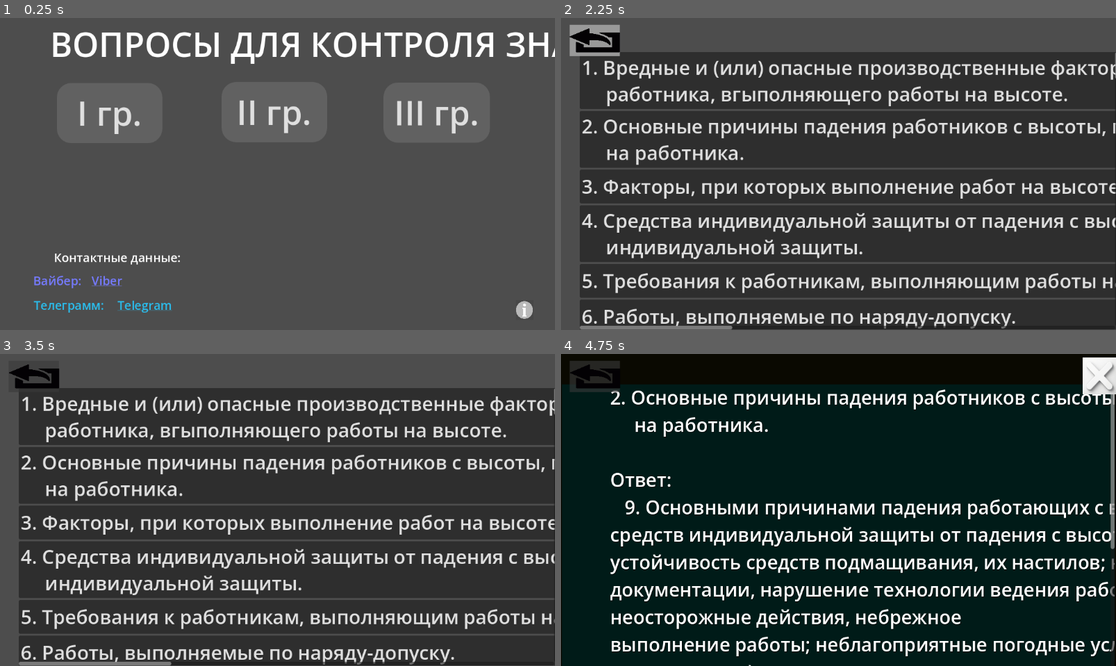
Above: before the commit, frames 1-4 (two rows, left to right).
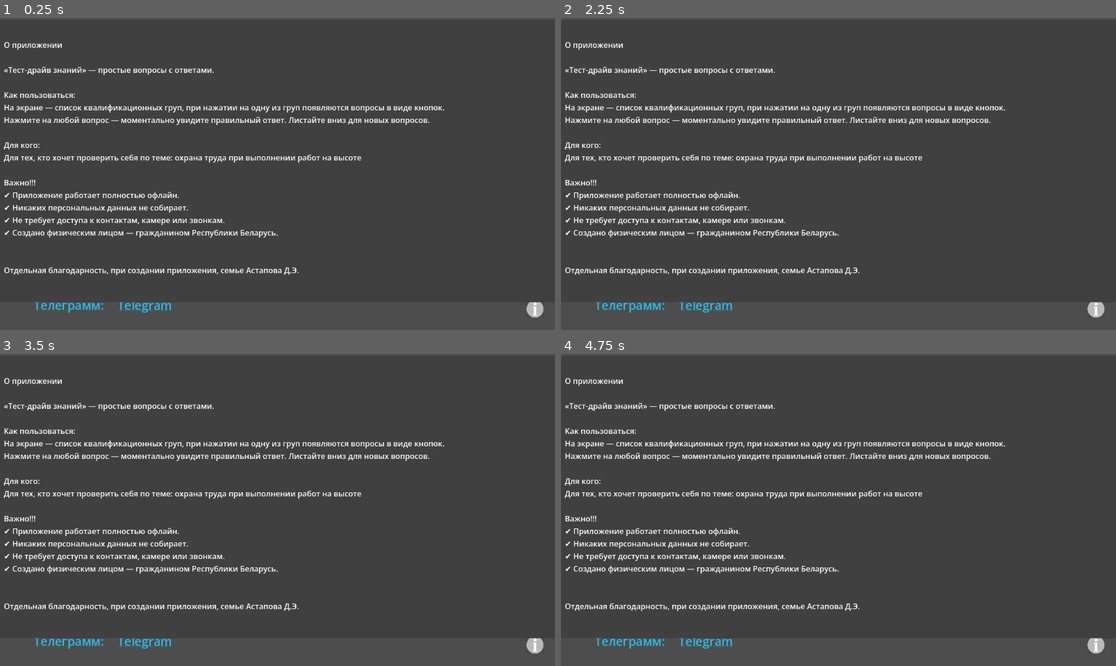
Above: after the commit, the same moments.

Repository: MV1312/labor_protection
Game: Godot game, scene res://scenes/main.tscn
Same seed, same stepped clock (60 frames per second), same inputs: the game is played once before the commit and once after it.
Inputs (mouse positions are in pixels of both pictures, inside the frame that each line leads up to; where the layout moved, square brackets give the same spot in the first picture):
- Up to frame 1 (0.25 s): no input
- Up to frame 2 (2.25 s): click "I гр." at 0.5 s; click "i" at 1.25 s; click "II гр." at 2 s
- Up to frame 3 (3.5 s): click (111, 447) [33, 375] at 2.75 s
- Up to frame 4 (4.75 s): click (999, 447) at 3.5 s, where only the run after the commit has a clickable "III гр."; click (594, 375) at 4.27 s

The runs differ from the first frame. In frame 1, 18% of the frame differs, in the area x 0-100%, y 4-97%; in frame 2, 24%; in frame 3, 24%; in frame 4, 99%, in the area x 0-100%, y 0-100%.

Commit message:
Removing incorrect modules and adding a separate scene for the button with information.

Diff:
--- a/scenes/GlobalUI.tscn
+++ b/scenes/GlobalUI.tscn
@@ -1,6 +1,6 @@
 [gd_scene format=3 uid="uid://c4tsnc5d6ouqh"]
 
-[ext_resource type="Script" uid="uid://w3twm3dqfanx" path="res://scenes/global_ui.gd" id="1_fhyh8"]
+[ext_resource type="Script" uid="uid://w3twm3dqfanx" path="res://scripts/global_ui.gd" id="1_fhyh8"]
 [ext_resource type="Texture2D" uid="uid://sab0y7v8g368" path="res://image /2249.png" id="2_5femt"]
 
 [sub_resource type="StyleBoxFlat" id="StyleBoxFlat_loqhc"]
@@ -22,3 +22,5 @@
 theme_override_styles/normal = SubResource("StyleBoxFlat_loqhc")
 icon = ExtResource("2_5femt")
 metadata/_edit_lock_ = true
+
+[connection signal="pressed" from="Button" to="." method="_on_button_pressed"]
--- a/scenes/global_ui.gd
+++ /dev/null
@@ -1,22 +0,0 @@
-extends CanvasLayer
-
-# Сюда впишите ИМЕНА корневых узлов тех сцен, где кнопка должна быть видна.
-# Например, если корневой узел вашего уровня называется "Level1", пишите "Level1".
-var allowed_scenes = ["Control", "main"]
-
-var last_scene_name = ""
-
-func _process(_delta):
-	# Получаем текущую запущенную сцену
-	var current_scene = get_tree().current_scene
-
-	if current_scene != null:
-		# Проверяем, сменилась ли сцена с прошлого кадра (чтобы не нагружать процессор)
-		if current_scene.name != last_scene_name:
-			last_scene_name = current_scene.name
-
-			# Если имя текущей сцены есть в нашем списке - показываем кнопку
-			if allowed_scenes.has(current_scene.name):
-				$Button.visible = true
-			else:
-				$Button.visible = false
--- /dev/null
+++ b/scenes/info_dialog.tscn
@@ -0,0 +1,26 @@
+[gd_scene format=3 uid="uid://cfirook1po6w6"]
+
+[node name="InfoDialog" type="AcceptDialog" unique_id=1413302711]
+oversampling_override = 1.0
+position = Vector2i(0, 36)
+size = Vector2i(5819, 548)
+visible = true
+dialog_text = "О приложении
+
+«Тест-драйв знаний» — простые вопросы с ответами.
+
+Как пользоваться:
+На экране — список квалификационных груп, при нажатии на одну из груп появляются вопросы в виде кнопок.
+Нажмите на любой вопрос — моментально увидите правильный ответ. Листайте вниз для новых вопросов.
+
+Для кого:
+Для тех, кто хочет проверить себя по теме: охрана труда при выполнении работ на высоте
+
+Важно!!!
+✔ Приложение работает полностью офлайн.
+✔ Никаких персональных данных не собирает.
+✔ Не требует доступа к контактам, камере или звонкам.
+✔ Создано физическим лицом — гражданином Республики Беларусь.
+
+
+Отдельная благодарность, при создании приложения, семье Астапова Д.Э."
--- /dev/null
+++ b/scenes/info_overlay.tscn
@@ -0,0 +1,48 @@
+[gd_scene format=3 uid="uid://bwenv0ecyp8b2"]
+
+[ext_resource type="Texture2D" uid="uid://bbnsan6cf8h88" path="res://image /Info-Button.png" id="1_0q13e"]
+
+[sub_resource type="StyleBoxFlat" id="StyleBoxFlat_e5ydw"]
+bg_color = Color(0, 0, 0, 0.882)
+
+[node name="InfoOverlay" type="CanvasLayer" unique_id=419437678]
+
+[node name="DimBackground" type="ColorRect" parent="." unique_id=1580703273]
+anchors_preset = -1
+anchor_right = 1.0
+anchor_bottom = 0.99700004
+offset_right = -3.0
+offset_bottom = -0.056030273
+metadata/_edit_lock_ = true
+
+[node name="PanelContainer" type="PanelContainer" parent="." unique_id=113885438]
+anchors_preset = 15
+anchor_right = 1.0
+anchor_bottom = 1.0
+offset_bottom = 3.0
+grow_horizontal = 2
+grow_vertical = 2
+theme_override_styles/panel = SubResource("StyleBoxFlat_e5ydw")
+metadata/_edit_lock_ = true
+
+[node name="TapToClose" type="Control" parent="." unique_id=755759846]
+layout_mode = 3
+anchor_right = 1.0
+anchor_bottom = 0.99200004
+offset_right = -1.0
+offset_bottom = 0.18395996
+metadata/_edit_lock_ = true
+
+[node name="InfoButton" type="Button" parent="." unique_id=122900093]
+anchors_preset = -1
+anchor_left = 0.934
+anchor_top = 0.869
+anchor_right = 0.966
+anchor_bottom = 0.924
+offset_left = 0.031982422
+offset_top = -0.11199951
+offset_right = 471.16797
+offset_bottom = 472.248
+scale = Vector2(0.072848506, 0.07018809)
+icon = ExtResource("1_0q13e")
+metadata/_edit_lock_ = true
--- a/scenes/main.tscn
+++ b/scenes/main.tscn
@@ -1,10 +1,11 @@
 [gd_scene format=3 uid="uid://ciq7xo3obxfhx"]
 
-[ext_resource type="Script" uid="uid://itohrynbum5e" path="res://rich_text_label.gd" id="1_0wfyh"]
+[ext_resource type="Script" uid="uid://itohrynbum5e" path="res://scripts/rich_text_label.gd" id="1_0wfyh"]
 [ext_resource type="Script" uid="uid://berxmgr0j1k4o" path="res://scripts/rich_text_label_2.gd" id="1_o5qli"]
 [ext_resource type="Script" uid="uid://eotr7xmfbr35" path="res://scripts/main.gd" id="1_sugp2"]
 [ext_resource type="Script" uid="uid://bq761iqbgxs6r" path="res://scripts/info.gd" id="4_jyhfs"]
 [ext_resource type="Texture2D" uid="uid://bbnsan6cf8h88" path="res://image /Info-Button.png" id="4_tbgi4"]
+[ext_resource type="PackedScene" uid="uid://cfirook1po6w6" path="res://scenes/info_dialog.tscn" id="5_tbgi4"]
 
 [sub_resource type="StyleBoxFlat" id="StyleBoxFlat_0wfyh"]
 bg_color = Color(0.38109186, 0.38109186, 0.38109186, 1)
@@ -149,45 +150,25 @@
 text = " III гр. "
 metadata/_edit_lock_ = true
 
-[node name="Info" type="Button" parent="." unique_id=1494870071]
+[node name="Info" type="Button" parent="." unique_id=77717392]
 layout_mode = 1
 anchors_preset = -1
-anchor_left = 0.93000007
-anchor_top = 0.887
-anchor_right = 0.96000004
-anchor_bottom = 0.96700007
-offset_left = -0.36010742
-offset_top = 11.223999
-offset_right = 477.07996
-offset_bottom = 522.07587
+anchor_left = 0.94900006
+anchor_top = 0.90400004
+anchor_right = 0.98
+anchor_bottom = 0.961
+offset_left = -0.24804688
+offset_top = 0.20800781
+offset_right = 476.04004
+offset_bottom = 463.27197
 scale = Vector2(0.07034562, 0.07290954)
 theme_override_font_sizes/font_size = 29
 theme_override_styles/normal = SubResource("StyleBoxFlat_tbgi4")
 text = "i"
 icon = ExtResource("4_tbgi4")
 script = ExtResource("4_jyhfs")
+metadata/_edit_lock_ = true
 
-[node name="InfoDialog" type="AcceptDialog" parent="." unique_id=735011659]
-oversampling_override = 1.0
-position = Vector2i(0, 36)
-size = Vector2i(5819, 522)
-dialog_text = "О приложении
-
-«Тест-драйв знаний» — простые вопросы с ответами.
-
-Как пользоваться:
-На экране — список квалификационных груп, при нажатии на одну из груп появляются вопросы в виде кнопок. Нажмите на любой вопрос — моментально увидите правильный ответ. Листайте вниз для новых вопросов.
-
-Для кого:
-Для тех, кто хочет проверить себя по теме: охрана труда при выполнении работ на высоте
-
-Важно!!!
-✔ Приложение работает полностью офлайн.
-✔ Никаких персональных данных не собирает.
-✔ Не требует доступа к контактам, камере или звонкам.
-✔ Создано физическим лицом — гражданином Республики Беларусь.
-
-
-Отдельная благодарность, при создании приложения, семье Астапова Д.Э."
+[node name="InfoDialog" parent="." unique_id=1413302711 instance=ExtResource("5_tbgi4")]
 
 [connection signal="pressed" from="Button2" to="." method="_on_button_2_pressed"]
--- /dev/null
+++ b/scripts/global_ui.gd
@@ -0,0 +1,26 @@
+extends CanvasLayer
+
+# Сюда впишите ИМЕНА корневых узлов тех сцен, где кнопка должна быть видна.
+# Например, если корневой узел вашего уровня называется "Level1", пишите "Level1".
+var allowed_scenes = ["Control", "main"]
+
+var last_scene_name = ""
+
+func _process(_delta):
+	# Получаем текущую запущенную сцену
+	var current_scene = get_tree().current_scene
+
+	if current_scene != null:
+		# Проверяем, сменилась ли сцена с прошлого кадра (чтобы не нагружать процессор)
+		if current_scene.name != last_scene_name:
+			last_scene_name = current_scene.name
+
+			# Если имя текущей сцены есть в нашем списке - показываем кнопку
+			if allowed_scenes.has(current_scene.name):
+				$Button.visible = true
+			else:
+				$Button.visible = false
+
+
+func _on_button_pressed() -> void:
+	get_tree().change_scene_to_file("res://scenes/main.tscn")
--- a/scripts/main.gd
+++ b/scripts/main.gd
@@ -3,7 +3,3 @@
 
 func _on_button_2_pressed() -> void:
 	get_tree().change_scene_to_file("res://scenes/questions_2.tscn")
-
-
-func _on_info_pressed() -> void:
-	pass # Replace with function body.
--- a/scripts/rich_text_label_2.gd
+++ b/scripts/rich_text_label_2.gd
@@ -10,6 +10,6 @@
 # Это функция, которая сработает при нажатии на любую ссылку внутри RichTextLabel
 # Параметр "meta" — это ссылка (тот самый адрес из [url="..."])
 func _on_meta_clicked(meta):
-	# Команда shell_open — открыть сылку в браузере или приложении
+	# Команда shell_open — открыть ссылку в браузере или приложении
 	# Meta — это строка с адресом, например "https://t.me/durov"
 	OS.shell_open(meta)
Renamed: scenes/global_ui.gd.uid -> scripts/global_ui.gd.uid
Renamed: rich_text_label.gd -> scripts/rich_text_label.gd
Renamed: rich_text_label.gd.uid -> scripts/rich_text_label.gd.uid
Not shown, changed: release/OT.apk
